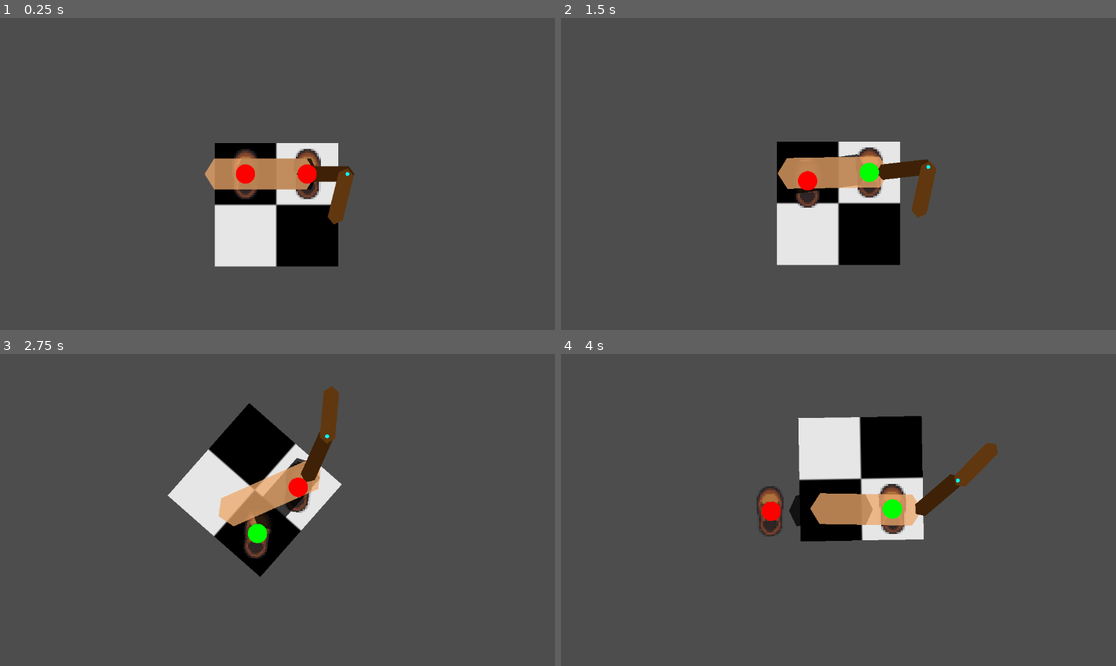
Above: before the commit, frames 1-4 (two rows, left to right).
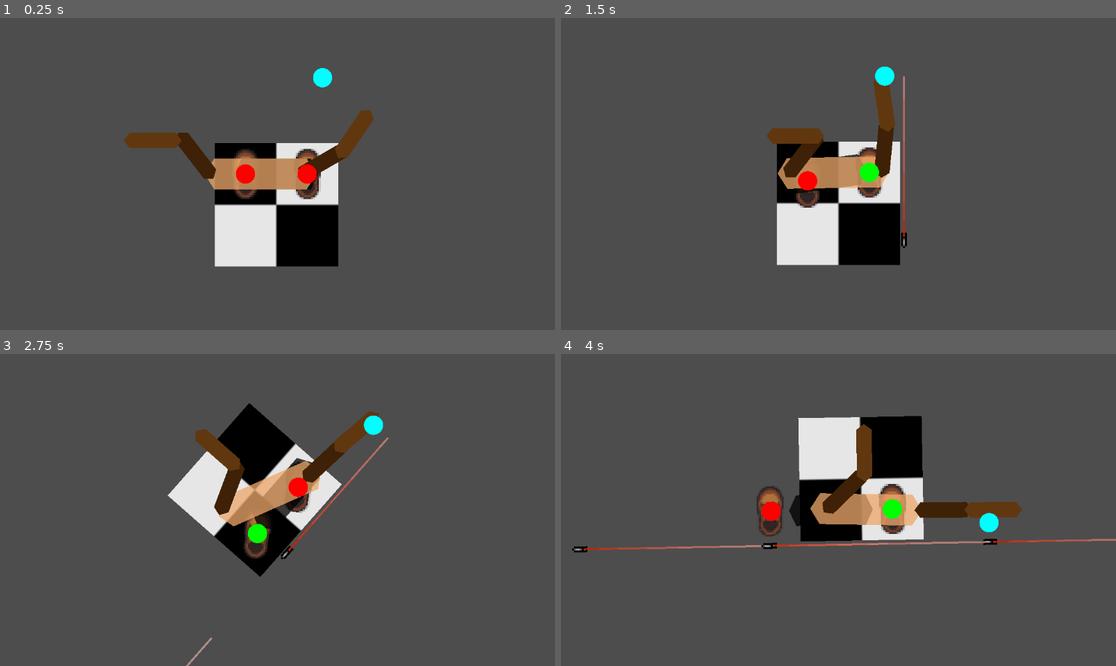
Above: after the commit, the same moments.

Repository: Meatplanter/Kelp_44
Game: Godot game, scene res://rogue_b.tscn
Same seed, same stepped clock (60 frames per second), same inputs: the game is played once before the commit and once after it. This scene is started directly instead of the project's main scene.
Inputs (mouse positions are in pixels of both pictures, inside the frame that each line leads up to):
- Up to frame 1 (0.25 s): no input
- Up to frame 2 (1.5 s): tap Enter at 0.5 s; move the mouse to (960, 158) at 0.52 s; hold D (LS_move_right) 0.53-1.28 s; hold M (ChangeMode) 0.53-1.28 s; move the mouse to (727, 189) at 1.27 s; hold X (LS_move_down) from 1.28 s (still down); tap Space (Space) at 1.35 s
- Up to frame 3 (2.75 s): move the mouse to (333, 441) at 2.02 s; release X (LS_move_down) at 2.03 s; hold D (LS_move_right) from 2.03 s (still down); hold Shift (TargettingMode) from 2.03 s (still down)
- Up to frame 4 (4 s): move the mouse to (810, 572) at 2.77 s; release D (LS_move_right) at 2.78 s; release Shift (TargettingMode) at 2.78 s; hold Q (LS_move_leftup) 2.78-3.53 s; tap 1 at 2.85 s; move the mouse to (1005, 556) at 3.52 s; hold A (LS_move_left) from 3.53 s (still down); tap 2 at 3.6 s

The runs differ from the first frame. In frame 1, 2.4% of the frame differs, in the area x 22-68%, y 16-67%; in frame 2, 2.7%; in frame 3, 2.6%; in frame 4, 3.4%, in the area x 2-100%, y 22-64%.

Commit message:
Right arm aiming done. Starting work on time/camera

Diff:
--- a/camera_2d_new.gd
+++ b/camera_2d_new.gd
@@ -70,27 +70,6 @@
 		tween.tween_property(%LeftShoe,"rotation",%LeftShoe.rotation-PI/2,0.5).set_trans(Movement.styleTween)
 		tween.tween_property(%RightShoe,"rotation",%RightShoe.rotation-PI/2,0.5).set_trans(Movement.styleTween)
 
-	#normalizing vector for camera states
-	if Global.cameraState == 0:
-		Global.VecRight = Vector2.RIGHT
-		Global.VecLeft = Vector2.LEFT
-		Global.VecUp = Vector2.UP
-		Global.VecDown = Vector2.DOWN
-	elif Global.cameraState == 1:
-		Global.VecRight = Vector2.DOWN
-		Global.VecLeft = Vector2.UP
-		Global.VecUp = Vector2.RIGHT
-		Global.VecDown = Vector2.LEFT
-	elif Global.cameraState == 2:
-		Global.VecRight = Vector2.LEFT
-		Global.VecLeft = Vector2.RIGHT
-		Global.VecUp = Vector2.DOWN
-		Global.VecDown = Vector2.UP
-	elif Global.cameraState == 3:
-		Global.VecRight = Vector2.UP
-		Global.VecLeft = Vector2.DOWN
-		Global.VecUp = Vector2.LEFT
-		Global.VecDown = Vector2.RIGHT
 
 func _input(event: InputEvent) -> void:
 	if event.is_action_pressed("Esc"):
--- a/debugging_node.gd
+++ b/debugging_node.gd
@@ -11,7 +11,7 @@
 	elif %RightShoe.weighted  == false:
 		draw_circle(%RightShoe.global_position,5.0,Color.GREEN)
 
-	draw_circle($"../RightElbow".global_position,1.0,Color.AQUA)
+	draw_circle(%ShoulderPolygon.target,5.0,Color.AQUA)
 
 	#draw_line(Movement.CurrPosLeft,Movement.CurrPosRight,Color.AQUA)
 
--- a/gun.gd
+++ b/gun.gd
@@ -51,32 +51,32 @@
 	var delta = fmod(to - from + PI, TAU) - PI
 	return from + delta
 
-#func select_next_target_left(direction: Vector2):
-	#if not targetEnemyLeft:
-		#return
-#
-	#var enemies = EnemyManager.get_enemies()
-	#var current_pos = targetEnemyLeft.global_position
-#
-	#var best_enemy: Node2D = null
-	#var best_score = INF
-#
-	#for enemy in enemies:
-		#if enemy == targetEnemyLeft:
-			#continue
-#
-		#var to_enemy = (EnemyManager.enemy.global_position - current_pos).normalized()
-#
-		## Direction check: only consider enemies roughly in that direction
-		#if direction.dot(to_enemy) > 0.5:  # adjust threshold as needed
-			#var dist = current_pos.distance_to(EnemyManager.enemy.global_position)
-			#if dist < best_score:
-				#best_score = dist
-				#best_enemy = enemy
-				#
-	#if best_enemy:
-		#targetEnemyLeft = best_enemy
-		##highlight_target(targetEnemyLeft)
+func select_next_target_left(direction: Vector2):
+	if not targetEnemyLeft:
+		return
+
+	var enemies = EnemyManager.get_enemies()
+	var current_pos = targetEnemyLeft.global_position
+
+	var best_enemy: Node2D = null
+	var best_score = INF
+
+	for enemy in enemies:
+		if enemy == targetEnemyLeft:
+			continue
+
+		var to_enemy = (EnemyManager.enemy.global_position - current_pos).normalized()
+
+		# Direction check: only consider enemies roughly in that direction
+		if direction.dot(to_enemy) > 0.5:  # adjust threshold as needed
+			var dist = current_pos.distance_to(EnemyManager.enemy.global_position)
+			if dist < best_score:
+				best_score = dist
+				best_enemy = enemy
+
+	if best_enemy:
+		targetEnemyLeft = best_enemy
+		#highlight_target(targetEnemyLeft)
 
 func _input(event):
 	if event.is_action_pressed("ShootLeftGun") && leftCooldown < 0 && get_parent().has_meta("Player") && get_parent().has_meta("Left"):
--- a/head.gd
+++ b/head.gd
@@ -98,20 +98,20 @@
 	if best_enemy:
 		EnemyManager.targetEnemyRight = best_enemy
 
-#func _unhandled_input(event):
-	#if event.is_action_pressed("TargetLGRight"):
-		#select_next_target_left(Global.VecRight)
-	#elif event.is_action_pressed("TargetLGLeft"):
-		#select_next_target_left(Global.VecLeft)
-	#elif event.is_action_pressed("TargetLGUp"):
-		#select_next_target_left(Global.VecUp)
-	#elif event.is_action_pressed("TargetLGDown"):
-		#select_next_target_left(Global.VecDown)
-	#elif event.is_action_pressed("TargetRGRight"):
-		#select_next_target_right(Global.VecRight)
-	#elif event.is_action_pressed("TargetRGLeft"):
-		#select_next_target_right(Global.VecLeft)
-	#elif event.is_action_pressed("TargetRGUp"):
-		#select_next_target_right(Global.VecUp)
-	#elif event.is_action_pressed("TargetRGDown"):
-		#select_next_target_right(Global.VecDown)
+func _unhandled_input(event):
+	if event.is_action_pressed("TargetLGRight"):
+		select_next_target_left(Global.VecRight)
+	elif event.is_action_pressed("TargetLGLeft"):
+		select_next_target_left(Global.VecLeft)
+	elif event.is_action_pressed("TargetLGUp"):
+		select_next_target_left(Global.VecUp)
+	elif event.is_action_pressed("TargetLGDown"):
+		select_next_target_left(Global.VecDown)
+	elif event.is_action_pressed("TargetRGRight"):
+		select_next_target_right(Global.VecRight)
+	elif event.is_action_pressed("TargetRGLeft"):
+		select_next_target_right(Global.VecLeft)
+	elif event.is_action_pressed("TargetRGUp"):
+		select_next_target_right(Global.VecUp)
+	elif event.is_action_pressed("TargetRGDown"):
+		select_next_target_right(Global.VecDown)
--- a/project.godot
+++ b/project.godot
@@ -18,9 +18,11 @@
 [autoload]
 
 Global="*res://global.gd"
+TimeManager="*res://time_manager.gd"
 EnemyManager="*res://enemy_manager.gd"
 Movement="*res://movement.gd"
 Camera="*res://camera.gd"
+WeaponManager="*res://weapon_manager.gd"
 
 [input]
 
--- a/rogue_b.gd
+++ b/rogue_b.gd
@@ -171,6 +171,20 @@
 func _ready():
 	vecBefore = Movement.orientation
 	vecAfter = Movement.orientation
+
+	WeaponManager.weaponCooldown = 1.0
+	var normalTimer = TimeManager.add_normal_timer(WeaponManager.weaponCooldown)
+	normalTimer.timeout.connect(func():
+		WeaponManager.shoot()
+		)
+	var slomoTimer = TimeManager.add_slomo_timer(WeaponManager.weaponCooldown)
+	slomoTimer.timeout.connect(func():
+		WeaponManager.shoot()
+		WeaponManager.shoot()
+		WeaponManager.shoot()
+		WeaponManager.shoot()
+		WeaponManager.shoot()
+		)
 
 
 func _process(delta):
--- a/rogue_b.tscn
+++ b/rogue_b.tscn
@@ -85,6 +85,21 @@
 [node name="LeftShoulderJoint" type="Marker2D" parent="."]
 position = Vector2(2.98023e-08, 0)
 
+[node name="LeftBiceps" type="Polygon2D" parent="LeftShoulderJoint"]
+unique_name_in_owner = true
+position = Vector2(-27, 0)
+color = Color(0.244615, 0.130091, 0.0260141, 1)
+polygon = PackedVector2Array(0, 0, 3, -4, 27, -4, 30, 0, 27, 4, 3, 4)
+
+[node name="LeftElbow" type="Marker2D" parent="."]
+
+[node name="LeftElbowJoint" type="Marker2D" parent="."]
+
+[node name="LeftForearm" type="Polygon2D" parent="LeftElbowJoint"]
+position = Vector2(-27, 0)
+color = Color(0.38372, 0.216172, 0.0617191, 1)
+polygon = PackedVector2Array(0, 0, 3, -4, 27, -4, 30, 0, 27, 4, 3, 4)
+
 [node name="RightShoulder" type="Marker2D" parent="."]
 position = Vector2(2.98023e-08, 0)
 
--- a/shoulder_polygon.gd
+++ b/shoulder_polygon.gd
@@ -4,6 +4,8 @@
 var rightShoulder = Vector2.ZERO
 var shoulderMidpoint = Vector2.ZERO
 var shoulderFocus = Vector2.ZERO
+
+var target = Vector2.ZERO
 
 #get global position of specific point in polygon
 func point_position(shape: Node2D,point_number: int):
@@ -12,10 +14,20 @@
 	var global_point = shape.to_global(local_point)
 	return global_point
 
+#Get a normalized perpendicular vector
+func find_orientation(pointA:Vector2, pointB: Vector2):
+	var midpoint = (pointA + pointB)/2
+	var directional = pointA - pointB
+	var normal = (Vector2(-directional.y,directional.x).normalized())
+	var focus = midpoint + normal * -512
+	var orientation = (focus - midpoint).normalized()
+	return orientation
+
 func update_positions():
 	leftShoulder = (point_position(%ShoulderPolygon,0)+point_position(%ShoulderPolygon,4))/2
 	$"../LeftShoulder".global_position = leftShoulder
 	$"../LeftShoulder".rotation = Movement.cumulativeAngle
+	$"../LeftElbow".global_position = (point_position(%LeftBiceps,1)+point_position(%LeftBiceps,5))/2
 
 	rightShoulder = (point_position(%ShoulderPolygon,1)+point_position(%ShoulderPolygon,3))/2
 	$"../RightShoulder".global_position = rightShoulder
@@ -25,13 +37,10 @@
 	shoulderMidpoint = (leftShoulder+rightShoulder)/2
 	Movement.neck = shoulderMidpoint
 	$"../ShoulderMidpoint".global_position = shoulderMidpoint
+	Movement.shoulderOrientation = find_orientation(rightShoulder,leftShoulder)
 
-	var directional = rightShoulder - leftShoulder
-	var normal = (Vector2(-directional.y,directional.x).normalized())
-	shoulderFocus = shoulderMidpoint + normal * -512
-	Movement.shoulderFocus = shoulderFocus
+	target = Vector2(40,-50)
 
-	Movement.shoulderOrientation = (Movement.shoulderFocus - Movement.neck).normalized()
 
 func chase_abdomen():
 	var tween: Tween
@@ -50,18 +59,13 @@
 	tween = create_tween()
 	tween.tween_property(joint,"position",parent.global_position,stiff)
 
-func joint_rotation(): #parent:Node2D,joint:Node2D):
-	var target = get_global_mouse_position()
-	var targetAngle = (target - $"../RightShoulder".global_position).angle() + deg_to_rad(Movement.cumulativeAngle)
-	print(rad_to_deg(targetAngle))
-	var angleShoulder = clamp(targetAngle,deg_to_rad(Movement.cumulativeAngle)-PI*0.75,deg_to_rad(Movement.cumulativeAngle))
-	var angleElbow
+func joint_rotation(joint: Node2D, target: Vector2, duration: float, min: float, max: float): #parent:Node2D,joint:Node2D):
+	var targetAngle = (target - joint.global_position).angle()
 
-	var tween: Tween
-	tween = create_tween()
-	tween.set_parallel()
-	tween.tween_property($"../RightShoulderJoint","rotation",angleShoulder,1)
-	tween.tween_property($"../RightElbowJoint","rotation",targetAngle,0.5)
+	targetAngle = lerp_angle(joint.rotation,targetAngle,1.0)
+	targetAngle = clamp(targetAngle,deg_to_rad(Movement.cumulativeAngle)-min,deg_to_rad(Movement.cumulativeAngle)+max)
+	var tween = create_tween()
+	tween.tween_property(joint,"rotation",targetAngle,duration)
 
 
 func _ready():
@@ -71,7 +75,20 @@
 	update_positions()
 	chase_abdomen()
 	rotate_towards_abdomen()
+
+	print(rad_to_deg((target - $"../RightShoulderJoint".global_position).angle()))
+
+	#left shoulder
+	chase_joint($"../LeftShoulder",$"../LeftShoulderJoint",0.1,delta)
+	joint_rotation($"../LeftShoulderJoint",target,1.0,-PI,PI*0.75)
+
+	#left elbow
+	chase_joint($"../LeftElbow",$"../LeftElbowJoint",0.05,delta)
+
+	#right shoulder
 	chase_joint($"../RightShoulder",$"../RightShoulderJoint",0.1,delta)
+	joint_rotation($"../RightShoulderJoint",target,1.0,PI*0.75,0)
+
+	#right elbow
 	chase_joint($"../RightElbow",$"../RightElbowJoint",0.05,delta)
-
-	joint_rotation()
+	joint_rotation($"../RightElbowJoint",target,0.5,-($"../RightShoulderJoint".rotation-deg_to_rad(Movement.cumulativeAngle)-PI*0.4),$"../RightShoulderJoint".rotation-deg_to_rad(Movement.cumulativeAngle))
--- /dev/null
+++ b/time_manager.gd
@@ -0,0 +1,24 @@
+extends Node
+
+var normalTime = 1.0
+var bulletTime = 0.05
+var timeReverse = -0.3
+var targettingMode = false
+var timeReverseMode = false
+var pausePoint = 0
+
+var gameSpeed = 1.0
+
+func add_normal_timer(time: float):
+	var normalTimer := Timer.new()
+	normalTimer.wait_time = time / TimeManager.normalTime
+	normalTimer.autostart = true
+	add_child(normalTimer)
+	return normalTimer
+
+func add_slomo_timer(time: float):
+	var slomoTimer := Timer.new()
+	slomoTimer.wait_time = time / TimeManager.bulletTime
+	slomoTimer.autostart = true
+	add_child(slomoTimer)
+	return slomoTimer
--- /dev/null
+++ b/weapon_manager.gd
@@ -0,0 +1,21 @@
+extends Node
+
+var weaponCooldown = 10.0
+
+var leftCooldown = weaponCooldown
+var rightCooldown = weaponCooldown
+
+var targetEnemyLeft = EnemyManager.targetEnemyLeft
+var targetEnemyRight = EnemyManager.targetEnemyRight
+
+var shootingPoint = Vector2.ZERO
+
+
+func shoot():
+	const BULLET = preload("res://Bullet.tscn")
+	var new_bullet = BULLET.instantiate()
+	new_bullet.global_position = Vector2(50,-50)
+	new_bullet.global_rotation = PI/2
+	get_tree().get_current_scene().add_child(new_bullet)
+	#new_bullet.global_position = %ShootingPoint.global_position
+	#new_bullet.global_rotation = get_parent().global_rotation
Not shown, added: time_manager.gd.uid
Not shown, added: weapon_manager.gd.uid
